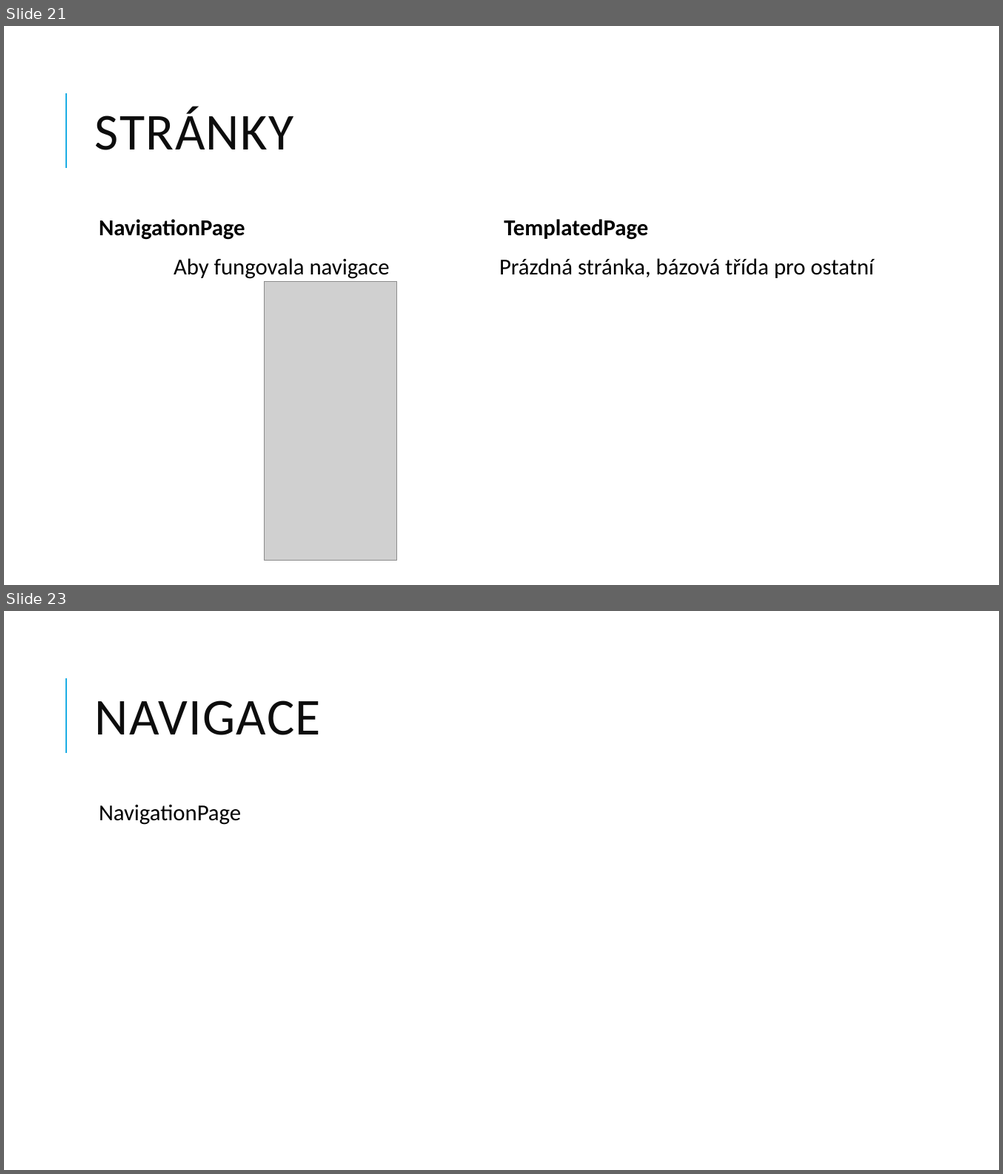
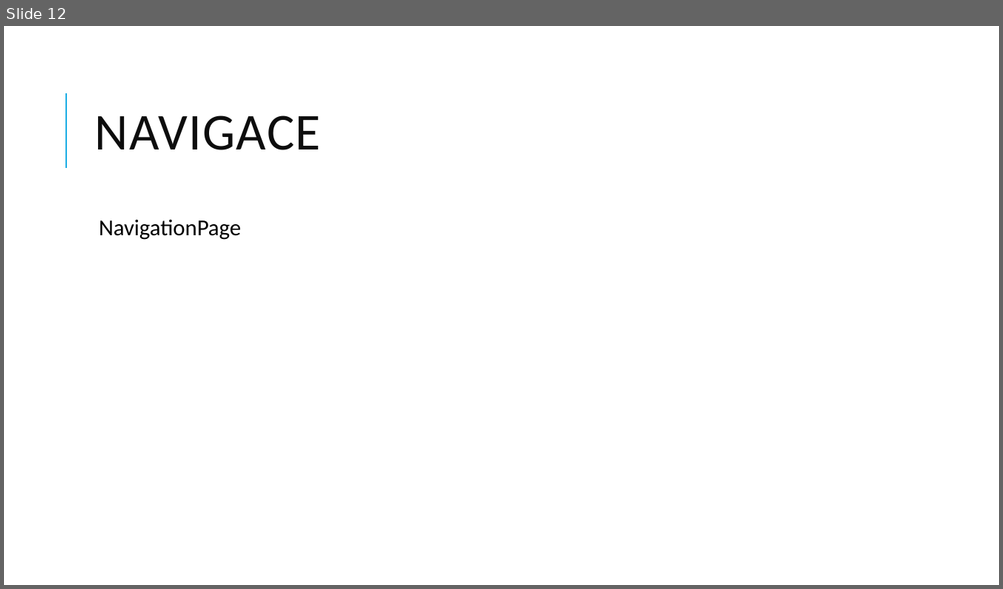
Before and after one commit to jasho/pv239-maui, a slide deck: 02_Design/PV239-Xamarin-02_Design.pptx. Shown one above the other, each under a label of ours: slides 21 and 23 before the commit, slide 12 after it; the slides between them are not shown. The pictures are 1003x1174 and 1003x589 pixels, drawn with LibreOffice and Linux fonts; fonts in the diff are those of the drawing; grey boxes stand for pictures. Boxes give left, top, right and bottom in pixels: in the first picture for what was removed or moved away, otherwise in the second. Text is boxed around its words. In the diff, an @@ line names an element or a change of style, - is before the commit and + after.

```diff
--- a/02_Design/PV239-Xamarin-02_Design.pptx
+++ b/02_Design/PV239-Xamarin-02_Design.pptx
@@ slide 21 removed at (x1=4, y1=26, x2=999, y2=585), background #FFFFFF; not listed: 1 template element that a slide beside it also shows @@
@@ title removed at (x1=95, y1=107, x2=293, y2=150) @@
-STRÁNKY
@@ text removed at (x1=99, y1=219, x2=390, y2=279) @@
-  NavigationPage
-Aby fungovala navigace
@@ text removed at (x1=499, y1=219, x2=874, y2=278) @@
-  TemplatedPage
-Prázdná stránka, bázová třída pro ostatní
@@ picture removed at (x1=264, y1=282, x2=397, y2=561) @@
@@ what was slide 23 is now slide 12 @@
```
Also in this commit, not shown: 2 slides changed, 10 other slides removed, 1 other file.
